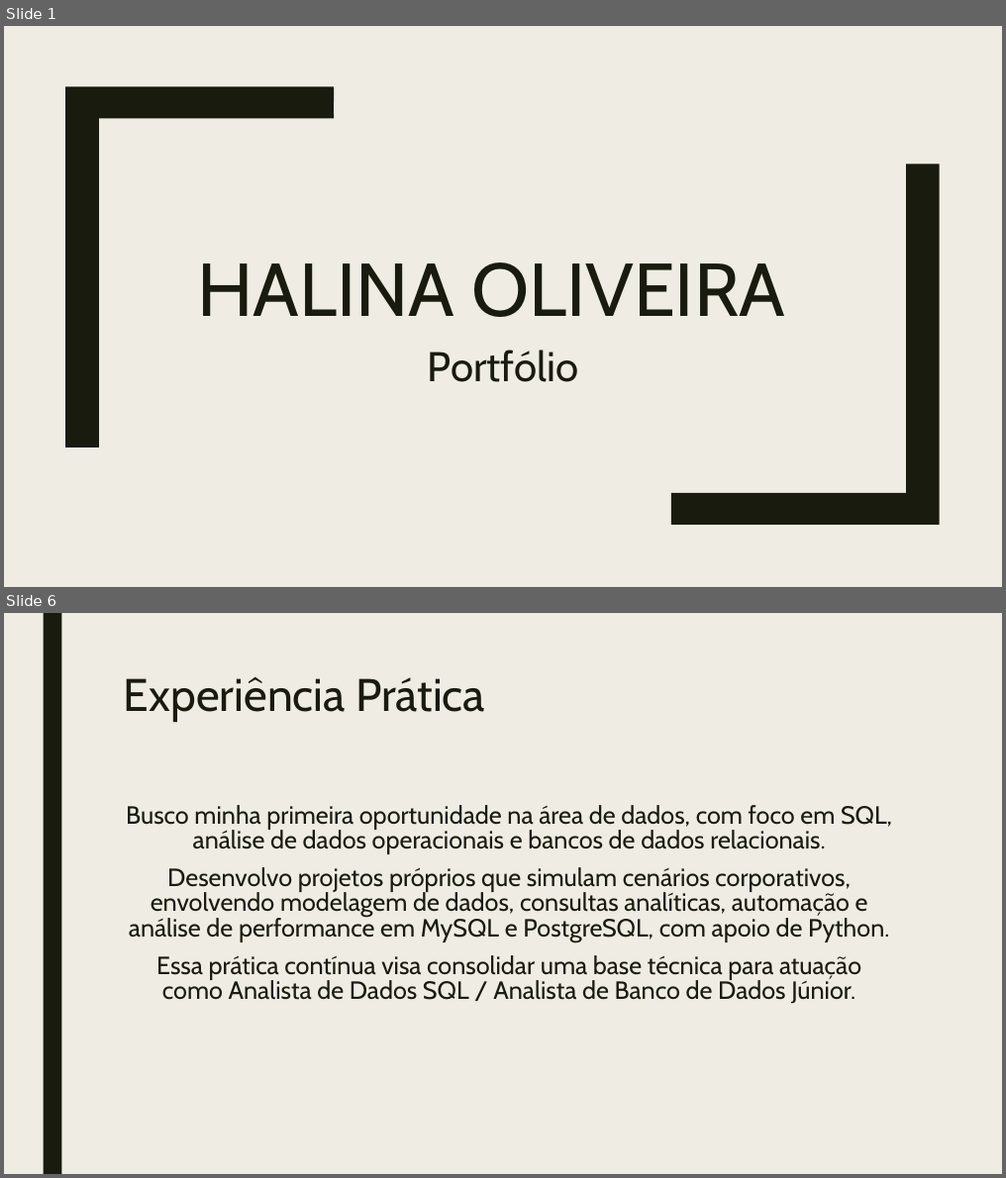
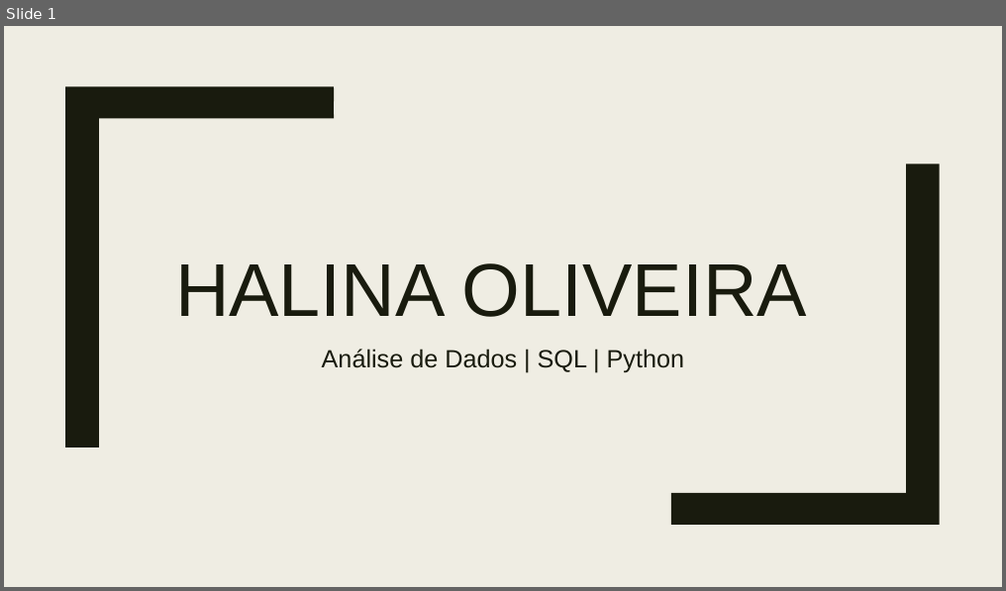
Before and after one commit to Halina23/Portfolio-Halina-Oliveira, a slide deck: Halina Oliveira.Portfolio.pptx. Shown one above the other, each under a label of ours: slides 1 and 6 before the commit, slide 1 after it; the slides between them are not shown. The pictures are 1006x1178 and 1006x591 pixels, drawn with LibreOffice and Linux fonts; fonts in the diff are those of the drawing. Boxes give left, top, right and bottom in pixels: in the first picture for what was removed or moved away, otherwise in the second. Text is boxed around its words. In the diff, an @@ line names an element or a change of style, - is before the commit and + after.

```diff
--- a/Halina Oliveira.Portfolio.pptx
+++ b/Halina Oliveira.Portfolio.pptx
@@ slide 6 removed at (x1=4, y1=613, x2=1002, y2=1174), background #EFEDE3 @@
@@ rectangle removed at (x1=43, y1=613, x2=61, y2=1174) @@
@@ title removed at (x1=124, y1=677, x2=485, y2=722) @@
-Experiência Prática
@@ text removed at (x1=126, y1=805, x2=892, y2=1004) @@
-Busco minha primeira oportunidade na área de dados, com foco em SQL, análise de dados operacionais e bancos de dados relacionais.
-Desenvolvo projetos próprios que simulam cenários corporativos, envolvendo modelagem de dados, consultas analíticas, automação e análise de performance em MySQL e PostgreSQL, com apoio de Python.
-Essa prática contínua visa consolidar uma base técnica para atuação como Analista de Dados SQL / Analista de Banco de Dados Júnior.
@@ slide 1 changed as well @@
@@ title "HALINA OLIVEIRA" at (x1=175, y1=264, x2=807, y2=317): font Cabin to Arial @@
@@ subtitle at (x1=322, y1=349, x2=684, y2=373): text changed; size 40 to 24 pt; font Cabin to Arial @@
-Portfólio
+Análise de Dados | SQL | Python
```
Also in this commit, not shown: 4 other slides changed, 9 slides added, 6 other slides removed.
